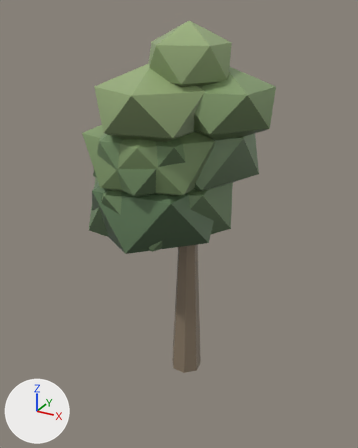
The glTF model godot/assets/models/tree_round_a.glb as it was, and as the next commit left it.
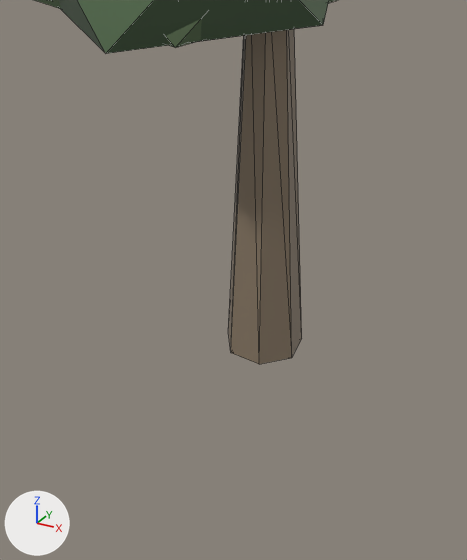
There are two pictures of each version: one whole from a 50 mm camera at (3.84, -7.3, 6.69) aimed at (-0.42, 0.44, 2.82), one close up on the part from 24% to 74% of the width and 52% to 100% of the height. Arrows for +X, +Y and +Z are at lower left; the lights stay in place. The last two pictures show the newer version. The close-ups show mesh edges as thin lines. Where no turn or scale is listed for an object, it has been applied to the vertices. Vertices at exactly the same position are counted once.

The scene before the commit, as lines of its bpy script (objects in view):
```python
me_cone = bpy.data.meshes.new('Cone')
me_cone.from_pydata(...)  # 110 vertices, 184 faces; spans x -2.09..1.33, y -1.24..1.87, z -1.61..4.89
# faces by material slot: [24, 160]
me_cone.materials.append(mat_bark)
me_cone.materials.append(mat_foliage)
ob_tree_round_a = bpy.data.objects.new('tree_round_a', me_cone)
ob_tree_round_a.location = (0.0, 0.0, 1.6)
```
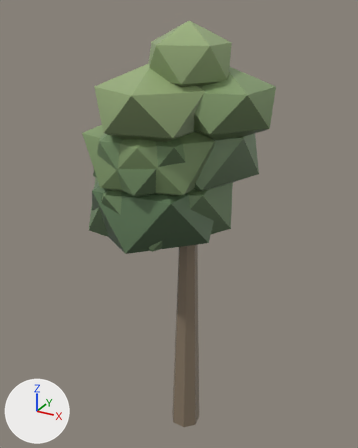
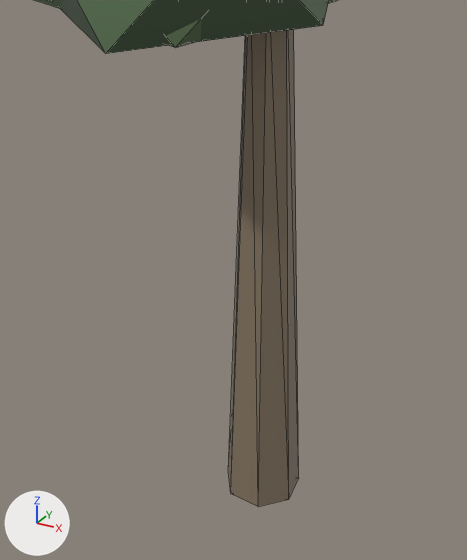
The newer file is also turned or shifted as a whole; pictures and numbers use the older file's frame.

Pixel boxes (x1, y1, x2, y2) of what changed, in the close-ups (467 x 560 px; the box of a moved part takes in the faces that stretch with it):
'tree_round_a', reshaped: before (35, 0, 337, 364); after (35, 0, 337, 507)
part 1 of me_cone, moved or reshaped: before (228, 29, 302, 364); after (228, 29, 299, 507)

The change, as a list of edits to the scene's bpy script:
```text
Change me_cone:
    used by ob_tree_round_a; location = (0.0, 0.0, 1.6)
    remove me_cone.from_pydata(...)  # 110 vertices, 184 faces; spans x -2.09..1.33, y -1.24..1.87, z -1.61..4.89
    add me_cone.from_pydata(...)  # 110 vertices, 184 faces; spans x -2.09..1.33, y -1.24..1.87, z -3.01..4.89
    me_cone part 1: all 7 vertices in x -0.26..0.32, y -0.36..0.21, z -1.61..-1.58 are moved by (0.01, -0.04, -1.4)
    other edits to the shape of me_cone do not show in these pictures
```
